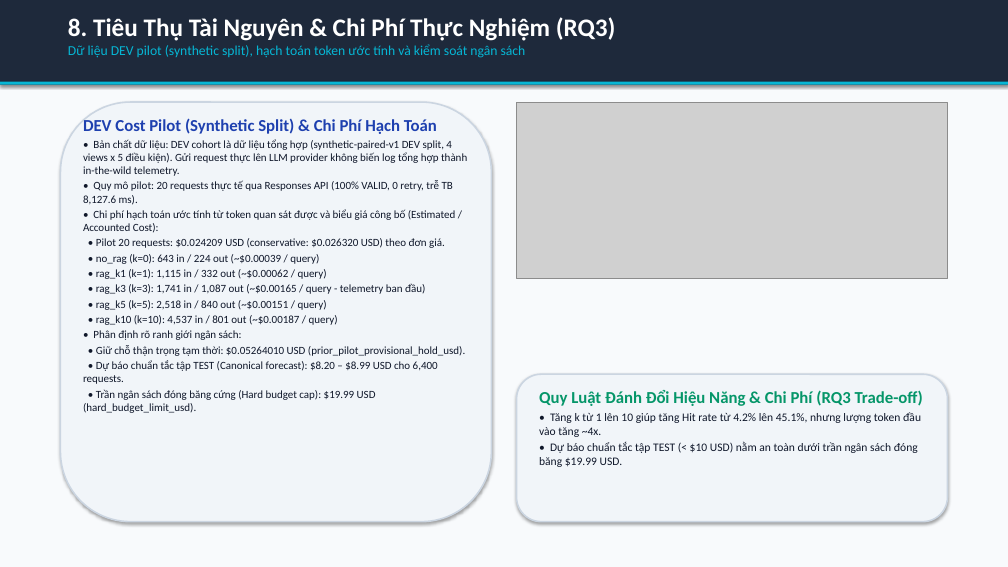
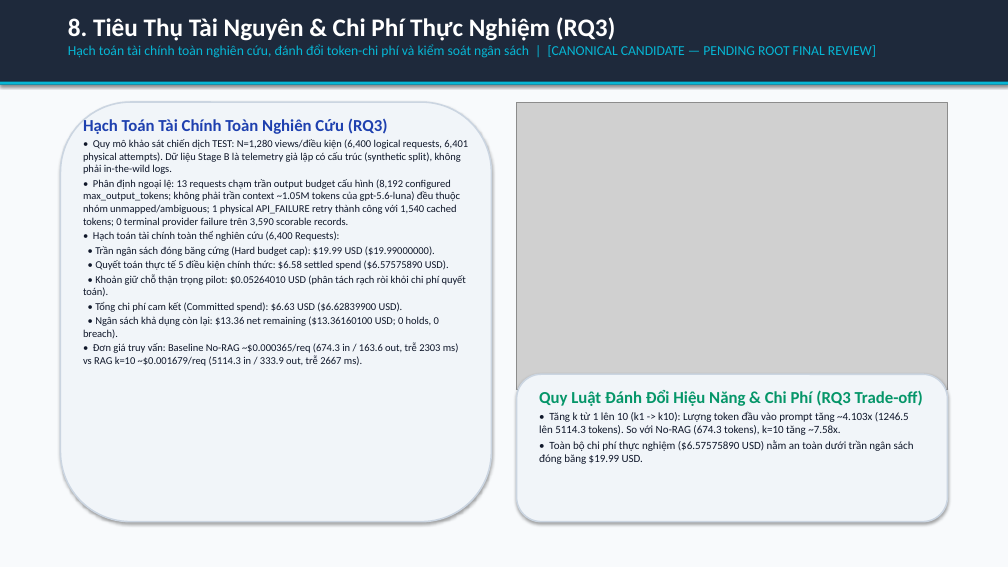
Before and after one commit to habachcp6/RAG2ATTCK, a slide deck: slide 9 of docs/presentation/slides.pptx. Drawn at 1008x567 pixels with LibreOffice and Linux fonts; fonts in the diff are those of the drawing; grey boxes stand for pictures. Boxes give left, top, right and bottom in pixels: in the first picture for what was removed or moved away, otherwise in the second. Text is boxed around its words. In the diff, an @@ line names an element or a change of style, - is before the commit and + after.

```diff
--- a/docs/presentation/slides.pptx
+++ b/docs/presentation/slides.pptx
@@ text at [68, 44, 876, 58]: text changed @@
-Dữ liệu DEV pilot (synthetic split), hạch toán token ước tính và kiểm soát ngân sách
+Hạch toán tài chính toàn nghiên cứu, đánh đổi token-chi phí và kiểm soát ngân sách | [CANONICAL CANDIDATE — PENDING ROOT FINAL REVIEW]
@@ text at [83, 119, 468, 366]: text changed; size 10.5 to 10 pt @@
-DEV Cost Pilot (Synthetic Split) & Chi Phí Hạch Toán
-• Bản chất dữ liệu: DEV cohort là dữ liệu tổng hợp (synthetic-paired-v1 DEV split, 4 views x 5 điều kiện). Gửi request thực lên LLM provider không biến log tổng hợp thành in-the-wild telemetry.
-• Quy mô pilot: 20 requests thực tế qua Responses API (100% VALID, 0 retry, trễ TB 8,127.6 ms).
-• Chi phí hạch toán ước tính từ token quan sát được và biểu giá công bố (Estimated / Accounted Cost):
-• Pilot 20 requests: $0.024209 USD (conservative: $0.026320 USD) theo đơn giá.
-• no_rag (k=0): 643 in / 224 out (~$0.00039 / query)
-• rag_k1 (k=1): 1,115 in / 332 out (~$0.00062 / query)
-• rag_k3 (k=3): 1,741 in / 1,087 out (~$0.00165 / query - telemetry ban đầu)
-• rag_k5 (k=5): 2,518 in / 840 out (~$0.00151 / query)
-• rag_k10 (k=10): 4,537 in / 801 out (~$0.00187 / query)
-• Phân định rõ ranh giới ngân sách:
-• Giữ chỗ thận trọng tạm thời: $0.05264010 USD (prior_pilot_provisional_hold_usd).
-• Dự báo chuẩn tắc tập TEST (Canonical forecast): $8.20 – $8.99 USD cho 6,400 requests.
-• Trần ngân sách đóng băng cứng (Hard budget cap): $19.99 USD (hard_budget_limit_usd).
+Hạch Toán Tài Chính Toàn Nghiên Cứu (RQ3)
+• Quy mô khảo sát chiến dịch TEST: N=1,280 views/điều kiện (6,400 logical requests, 6,401 physical attempts). Dữ liệu Stage B là telemetry giả lập có cấu trúc (synthetic split), không phải in-the-wild logs.
+• Phân định ngoại lệ: 13 requests chạm trần output budget cấu hình (8,192 configured max_output_tokens; không phải trần context ~1.05M tokens của gpt-5.6-luna) đều thuộc nhóm unmapped/ambiguous; 1 physical API_FAILURE retry thành công với 1,540 cached tokens; 0 terminal provider failure trên 3,590 scorable records.
+• Hạch toán tài chính toàn thể nghiên cứu (6,400 Requests):
+• Trần ngân sách đóng băng cứng (Hard budget cap): $19.99 USD ($19.99000000).
+• Quyết toán thực tế 5 điều kiện chính thức: $6.58 settled spend ($6.57575890 USD).
+• Khoản giữ chỗ thận trọng pilot: $0.05264010 USD (phân tách rạch ròi khỏi chi phí quyết toán).
+• Tổng chi phí cam kết (Committed spend): $6.63 USD ($6.62839900 USD).
+• Ngân sách khả dụng còn lại: $13.36 net remaining ($13.36160100 USD; 0 holds, 0 breach).
+• Đơn giá truy vấn: Baseline No-RAG ~$0.000365/req (674.3 in / 163.6 out, trễ 2303 ms) vs RAG k=10 ~$0.001679/req (5114.3 in / 333.9 out, trễ 2667 ms).
@@ picture: place and size @@
-picture at [516, 102, 948, 278]
+picture at [516, 102, 948, 389]
@@ text at [539, 411, 914, 464]: text changed; size 11 to 10.5 pt @@
-• Tăng k từ 1 lên 10 giúp tăng Hit rate từ 4.2% lên 45.1%, nhưng lượng token đầu vào tăng ~4x.
-• Dự báo chuẩn tắc tập TEST (< $10 USD) nằm an toàn dưới trần ngân sách đóng băng $19.99 USD.
+• Tăng k từ 1 lên 10 (k1 -> k10): Lượng token đầu vào prompt tăng ~4.103x (1246.5 lên 5114.3 tokens). So với No-RAG (674.3 tokens), k=10 tăng ~7.58x.
+• Toàn bộ chi phí thực nghiệm ($6.57575890 USD) nằm an toàn dưới trần ngân sách đóng băng $19.99 USD.
```
Also in this commit, not shown: 11 other slides changed, 23 other files.
